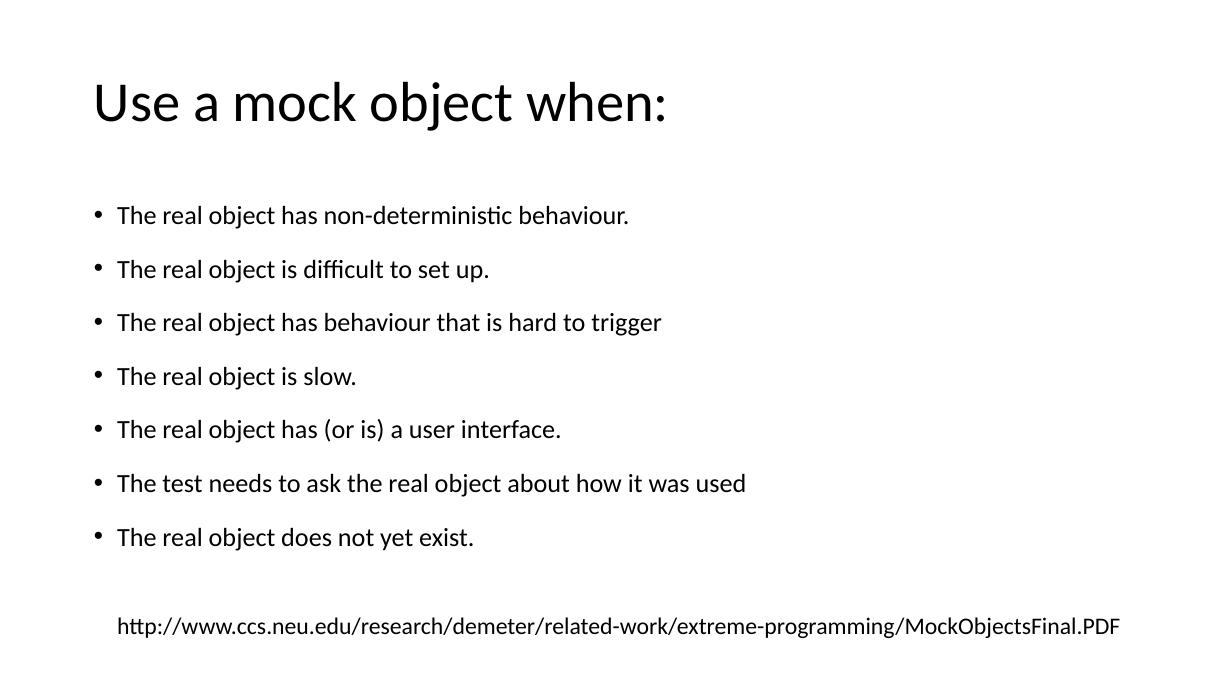
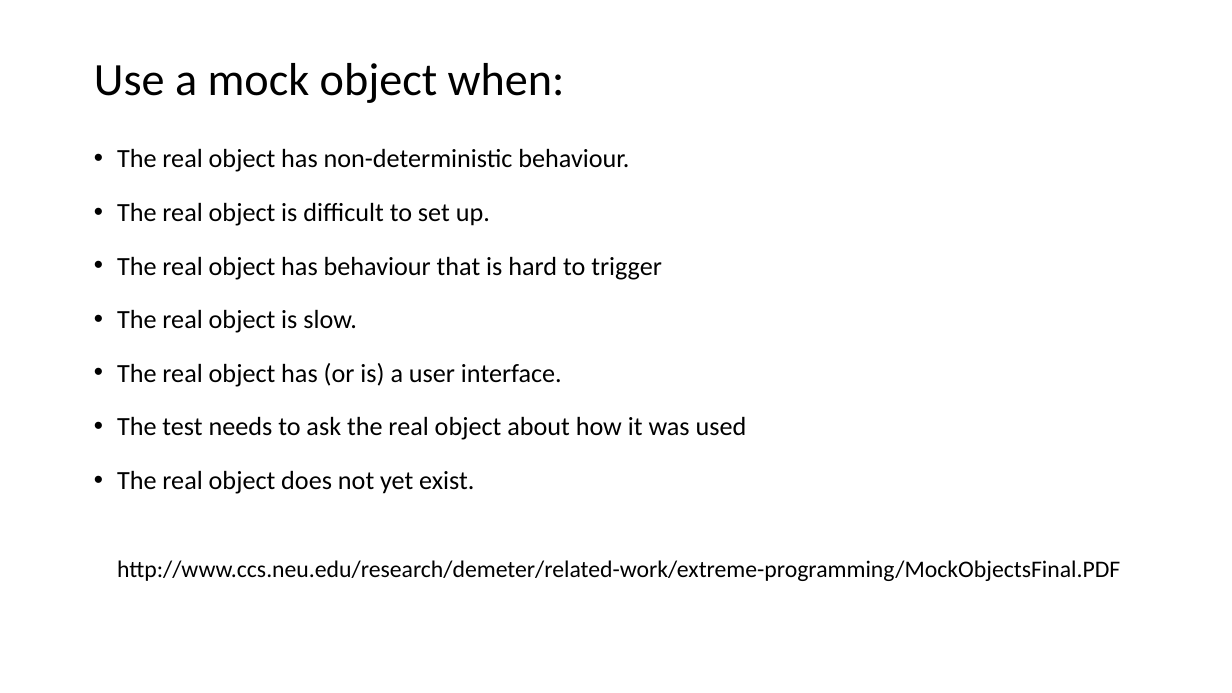
Before and after one commit to docljn/phpunit-or-prophecy-for-mocks, a slide deck: slide 10 of Creating Unit Test Mocks - PHPUnit or Prophecy.odp. Drawn at 1232x693 pixels with LibreOffice and Linux fonts; fonts in the diff are those of the drawing. Boxes give left, top, right and bottom in pixels: in the first picture for what was removed or moved away, otherwise in the second. Text is boxed around its words. In the diff, an @@ line names an element or a change of style, - is before the commit and + after.

```diff
--- a/Creating Unit Test Mocks - PHPUnit or Prophecy.odp
+++ b/Creating Unit Test Mocks - PHPUnit or Prophecy.odp
@@ title "Use a mock object when:" at box(94, 63, 565, 103): size 44 to 36 pt @@
@@ text "The real object has non-deterministic ...": place and size @@
-text "The real object has non-deterministic ..." at box(117, 205, 1120, 638)
+text "The real object has non-deterministic ..." at box(117, 148, 1120, 581)
```
Also in this commit, not shown: 5 other slides changed, 1 slide added, 1 other file.
